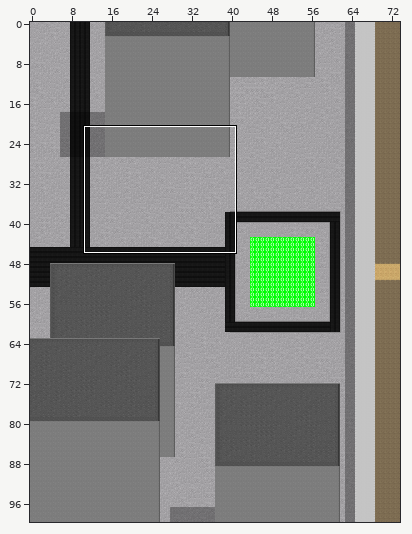
An edit to a level. Tiled map (JSON), main/resources/worlds/CityEntrySquare.json. The first picture is a wide view before the edit; the outline marks the close-up.
Close-up. Before:
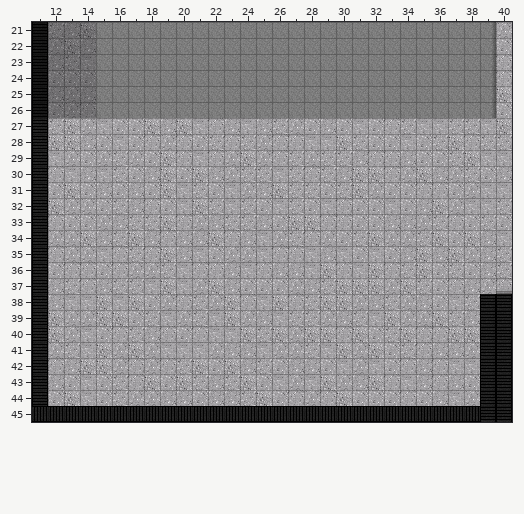
Cells are 16x16 px. Shown: x 11..40, y 21..45. The commit also changed other parts of the map, which this record leaves out.
Now the later version:
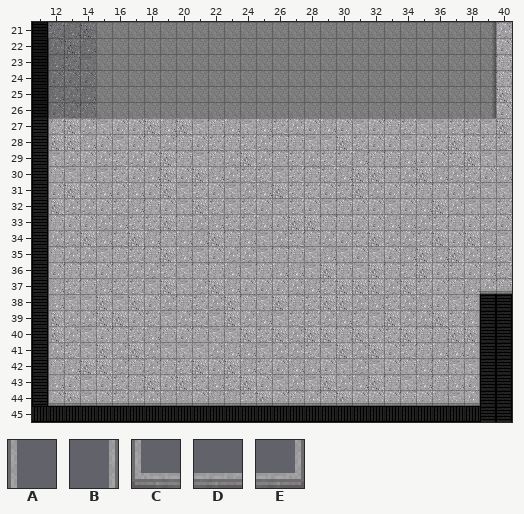
Key: from "City": A 9, B 11, C 16, D 17, E 18.
_ is an empty cell.
Change:
Layer "Curb":
y 22..36: x 12 _ -> A
y 37: x 12 _ -> A; x 39 _ -> D
y 38..43: x 12 _ -> A; x 38 _ -> B
y 44: x 12..38 ___________________________ -> CDDDDDDDDDDDDDDDDDDDDDDDDDE
